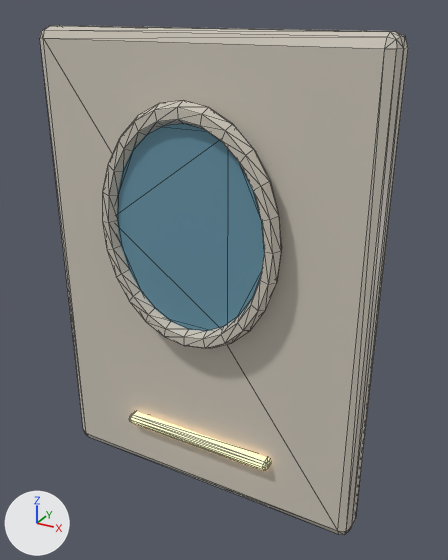
One commit to the glTF model game/models/cafe_fin.glb: the scene before it, then after it.
One viewpoint serves both versions: a 50 mm camera at (1.34, -2.24, 2.27) aimed at (0.09, 0.02, 1.14). Every picture has the same lights, and +X, +Y and +Z are marked at lower left. The older version comes first. Mesh edges are drawn as thin lines.
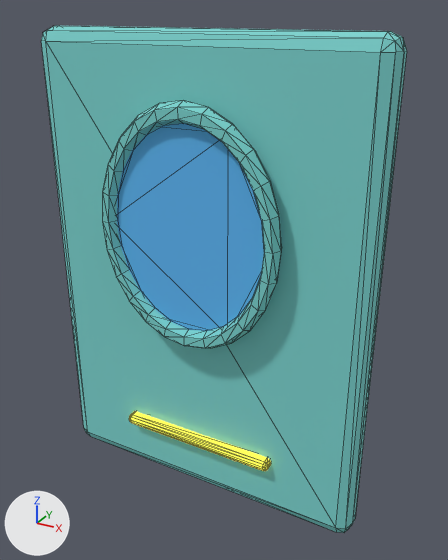
The change, as a list of edits to the scene's bpy script:
```text
Change mat_loungepearl:
    mat_loungepearl.base_color: (0.624, 0.578, 0.497) -> (0.198, 0.651, 0.624)  # pale yellow #cfc8bb -> cyan #7bd3cf
Change mat_loungepane:
    mat_loungepane.base_color: (0.159, 0.347, 0.456) -> (0.107, 0.479, 0.888)  # blue #6f9fb4 -> blue #5cb8f2
Change mat_loungeglow:
    mat_loungeglow.base_color: (1.0, 0.665, 0.305) -> (1.0, 0.658, 0.0437)  # beige #ffd596 -> yellow #ffd43b
    mat_loungeglow.emission_color: (1.0, 0.665, 0.305) -> (1.0, 0.658, 0.0437)  # beige #ffd596 -> yellow #ffd43b
```

Location of each change, [x1, y1, x2, y2] in pixels of the pictures (448 x 560 px):
'Cube.001', recoloured (beige to cyan)
    both: [41, 26, 407, 533]
